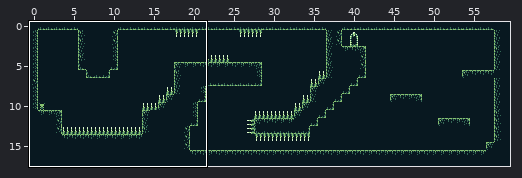
Two versions of a level (Tiled map (JSON), res/level5.tmj). Above: a wide view before the commit, with the close-up outlined.
Close-up. Before:
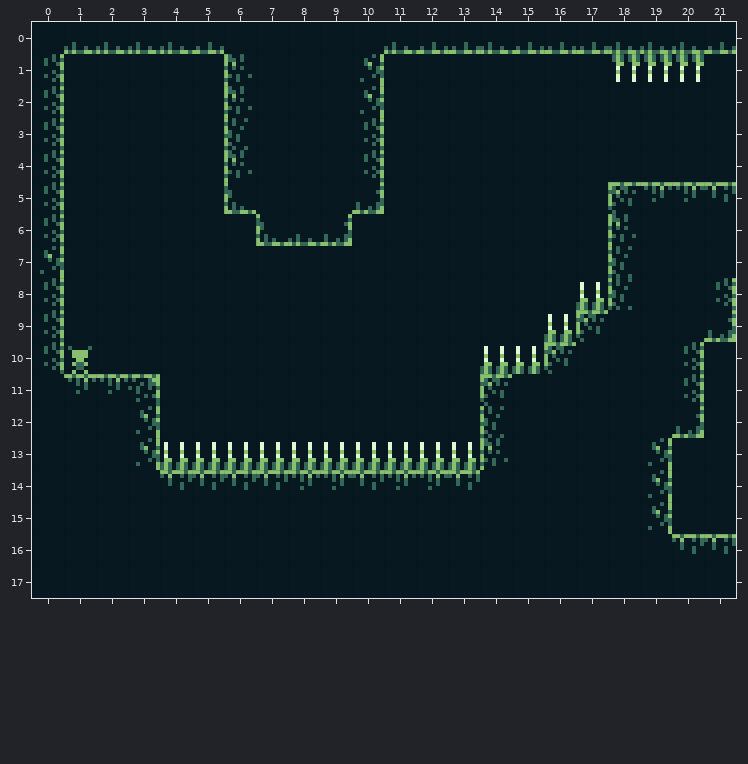
Cells are 8x8 px. Shown: x 0..21, y 0..17. The commit also changed other parts of the map, which this record leaves out.
After:
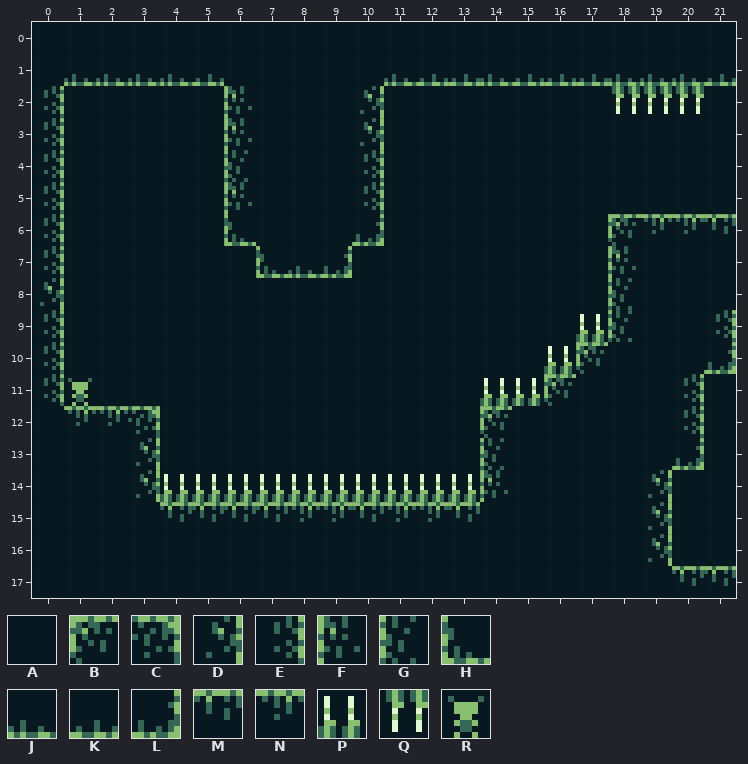
Key: from "caverns": A 0, B 4, C 5, D 6, E 7, F 8, G 9, H 10, J 11, K 12, L 13, M 25, N 26, P 30, Q 31, R 39.
_ is an empty cell.
Diff:
Layer "tiles":
Tile B becomes tile A in row 5 at x 18.
Tile C becomes tile A in row 11 at x 3.
Tile D becomes tile A in row 1 at x 10; in row 13 at x 19.
Tile E becomes tile A in row 1 at x 0; in row 8 at x 21; in row 10 at x 20.
Tile F becomes tile A in row 1 at x 6.
Tile H becomes tile A in row 6 at x 7.
Tile J becomes tile A in row 0 at x 1 to 4, 11, 14 and 18 to 20; in row 6 at x 8.
Tile K becomes tile A in row 0 at x 5, 12 to 13, 15 to 17 and 21.
Tile L becomes tile A in row 6 at x 9.
Tile M becomes tile A in row 5 at x 21; in row 16 at x 20 to 21.
Tile N becomes tile A in row 5 at x 19 to 20; in row 11 at x 2.
Tile P becomes tile A in row 8 at x 17; in row 9 at x 16; in row 10 at x 14 to 15; in row 13 at x 4 to 13.
Tile R becomes tile A in row 10 at x 1.
Tile A becomes tile B in row 10 at x 17; in row 11 at x 16.
Tile F becomes tile B in row 6 at x 18.
Tile G becomes tile B in row 12 at x 14.
Tile D becomes tile C in row 12 at x 3.
Tile A becomes tile D in row 14 at x 3; in row 16 at x 19.
Tile E becomes tile D in row 3 at x 10; in row 8 at x 0.
Tile A becomes tile E in row 11 at x 0.
Tile D becomes tile E in row 7 at x 0.
Tile L becomes tile E in row 5 at x 10; in row 9 at x 21; in row 12 at x 20.
Tile A becomes tile F in row 14 at x 14.
Tile G becomes tile F in row 3 at x 6; in row 7 at x 18.
Tile H becomes tile F in row 5 at x 6.
Tile A becomes tile G in row 9 at x 18.
Tile F becomes tile G in row 4 at x 6; in row 13 at x 14.
Tile A becomes tile H in row 6 at x 6; in row 7 at x 7.
Tile A becomes tile J in row 1 at x 1 to 4, 11 and 14; in row 7 at x 8.
Tile Q becomes tile J in row 1 at x 18 to 20.
Tile A becomes tile K in row 1 at x 5, 12 to 13, 15 to 17 and 21.
Tile A becomes tile L in row 6 at x 10; in row 7 at x 9; in row 10 at x 21; in row 13 at x 20.
Tile A becomes tile M in row 6 at x 21; in row 15 at x 4 to 7, 10 and 13; in row 17 at x 20 to 21.
Tile A becomes tile N in row 6 at x 19 to 20; in row 12 at x 1 to 2; in row 15 at x 8 to 9 and 11 to 12.
Tile A becomes tile P in row 11 at x 15.
Tile B becomes tile P in row 9 at x 17; in row 10 at x 16; in row 11 at x 14.
Tile M becomes tile P in row 14 at x 4 to 7, 10 and 13.
Tile N becomes tile P in row 14 at x 8 to 9 and 11 to 12.
Tile A becomes tile Q in row 2 at x 18 to 20.
Tile N becomes tile R in row 11 at x 1.
Boxes around the changes in both close-ups, in picture pixels (x1, y1, x2, y2):
changed: (44, 42, 252, 86)
changed: (360, 42, 736, 114)
changed: (40, 118, 736, 522)
changed: (648, 534, 736, 586)
